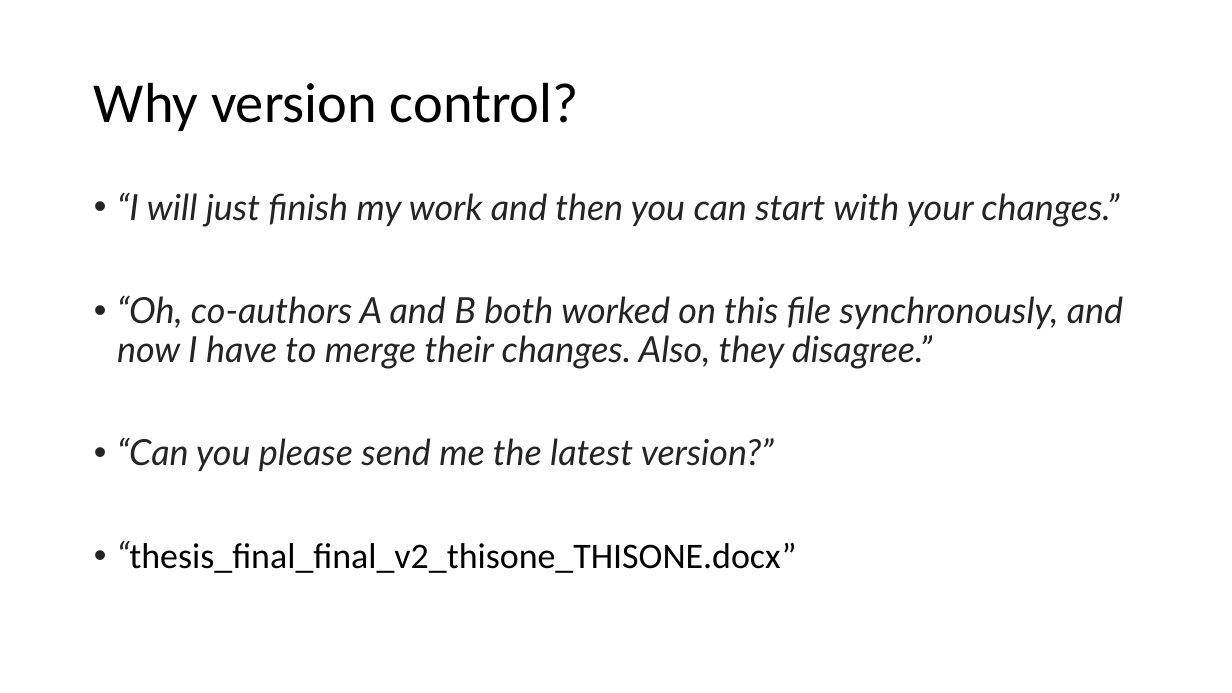
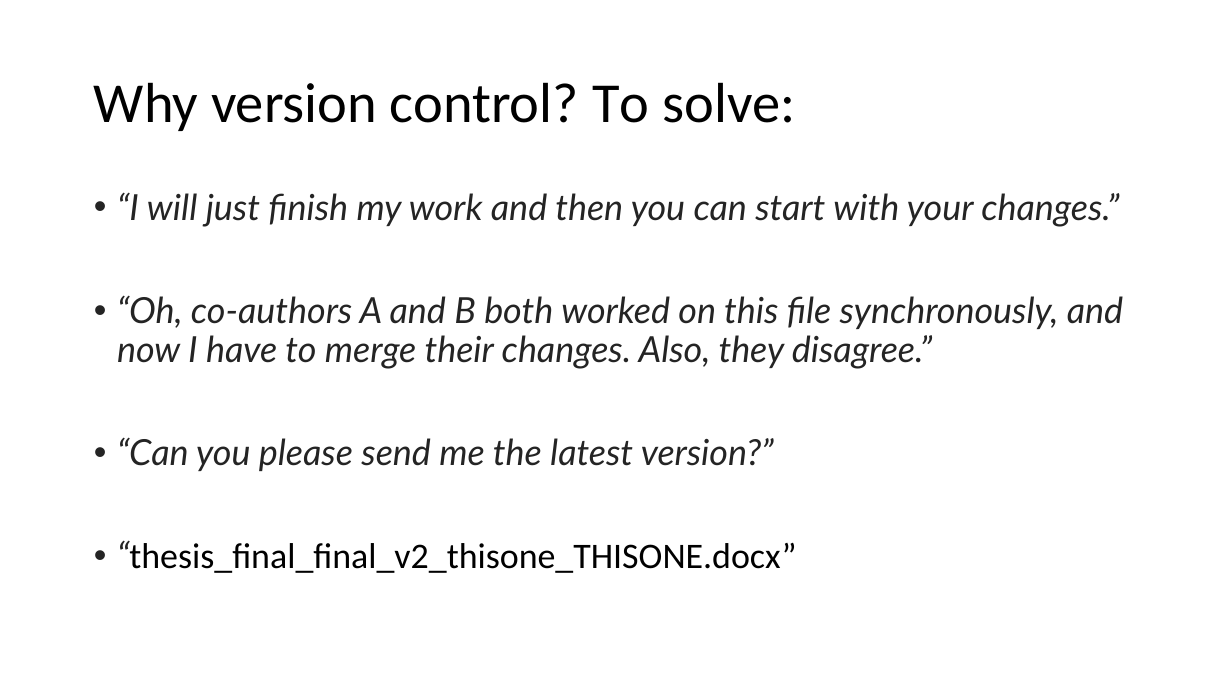
Before and after one commit to VHP4Safety/github_intro_training, a slide deck: slide 6 of powerpoints/github_part1.pptx. Drawn at 1232x693 pixels with LibreOffice and Linux fonts; fonts in the diff are those of the drawing. Boxes give left, top, right and bottom in pixels: in the first picture for what was removed or moved away, otherwise in the second. Text is boxed around its words. In the diff, an @@ line names an element or a change of style, - is before the commit and + after.

```diff
--- a/powerpoints/github_part1.pptx
+++ b/powerpoints/github_part1.pptx
@@ title at (94, 82, 795, 131): text changed @@
-Why version control?
+Why version control? To solve:
```
Also in this commit, not shown: 11 other slides changed, 7 slides added, 1 other file.
